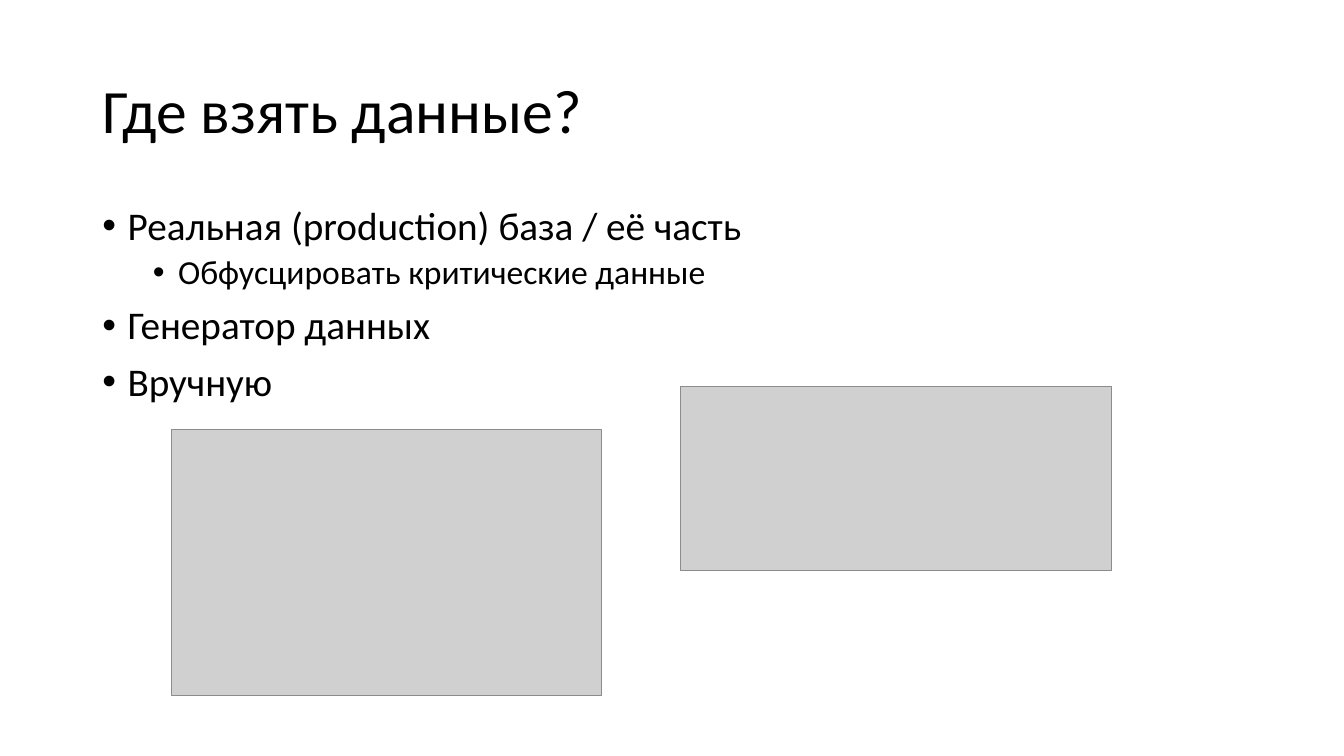
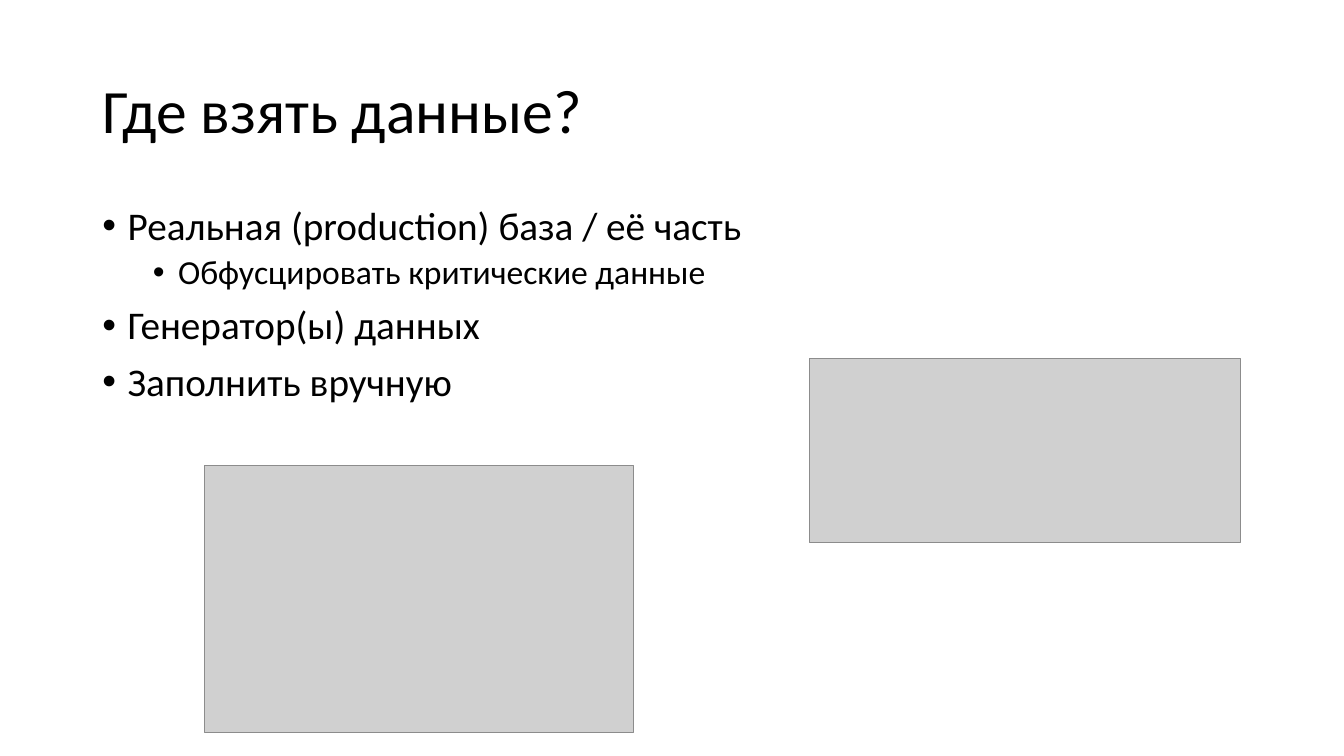
Before and after one commit to MihailRomanov/DevTools_Course, a slide deck: slide 11 of Lections/04_Integration_tests.pptx (slide 12 before the commit). Drawn at 1344x756 pixels with LibreOffice and Linux fonts; fonts in the diff are those of the drawing; grey boxes stand for pictures. Boxes give left, top, right and bottom in pixels: in the first picture for what was removed or moved away, otherwise in the second. Text is boxed around its words. In the diff, an @@ line names an element or a change of style, - is before the commit and + after.

```diff
--- a/Lections/04_Integration_tests.pptx
+++ b/Lections/04_Integration_tests.pptx
@@ text at (x1=128, y1=310, x2=480, y2=403): text changed @@
-• Генератор данных
-• Вручную
+• Генератор(ы) данных
+• Заполнить вручную
@@ picture moved from (x1=681, y1=386, x2=1112, y2=571) to (x1=810, y1=359, x2=1241, y2=543) @@
@@ picture moved from (x1=171, y1=430, x2=601, y2=696) to (x1=205, y1=466, x2=634, y2=732) @@
```
Also in this commit, not shown: 4 other slides changed, 5 slides added, 5 other files.
